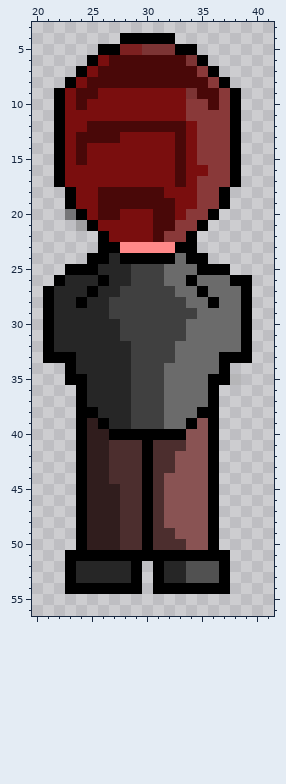
Edited in one commit: pixel-art sprite (Images/PlayerGunUp.png). Above: the version before the commit.
The file is 64x64 pixels. Pixels under 10% opacity are left out. Shown: x 20..41, y 3..56.
Once edited:
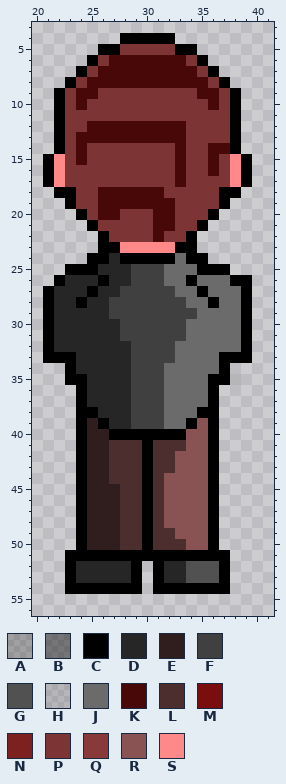
Palette (. is transparent): A #00000038  B #0000006d  C #000000  D #262626  E #301d1d  F #404040  G #515151  H #6b6b6b3c  J #6b6b6b  K #490808  L #4c2e2e  M #7a0e0e  N #7c2020  P #7c3434  Q #893939  R #895353  S #ff8989
Edits made:
The edit adds colour C in rows 15 to 17 at x 21 and 39; in row 18 at x 22 and 38.
Colour M gives way to colour K in row 13 at x 28 to 32.
Colour Q gives way to colour K in row 14 at x 36 to 37; in rows 15 to 16 at x 36.
Colour M gives way to colour P in row 6 at x 26; in row 7 at x 25; in row 8 at x 24; in row 9 at x 23 and 26 to 33; in row 10 at x 23 and 25 to 33; in row 11 at x 23 to 33.
Colour M gives way to colour P in row 12 at x 23 to 24 and 34; in row 13 at x 23 and 34; in rows 14 to 15 at x 23, 25 to 32 and 34; in row 16 at x 23 to 32 and 34 to 35; in row 17 at x 23 to 32 and 34; in row 18 at x 24 to 25 and 32 to 34.
Colour M gives way to colour P in row 19 at x 24 to 25 and 33 to 34; in row 20 at x 25, 28 to 30 and 33; in row 21 at x 26 to 30; in row 22 at x 27 to 30.
Colour N gives way to colour P in row 5 at x 28 to 29.
Colour Q gives way to colour P in row 7 at x 35; in row 8 at x 36; in row 9 at x 37; in row 10 at x 34 to 35 and 37; in row 11 at x 34 to 37; in rows 12 to 13 at x 35 to 37.
Colour Q gives way to colour P in row 14 at x 35; in row 15 at x 35 and 37; in row 16 at x 37; in row 17 at x 35 to 37; in rows 18 to 19 at x 35 to 36; in row 20 at x 34 to 35.
Colour Q gives way to colour P in row 21 at x 33 to 34; in row 22 at x 32 to 33.
Colour C gives way to colour S in rows 15 to 17 at x 22 and 38.
The edit erases colour A in row 21 at x 24.
The edit erases colour B in row 20 at x 23.
Boxes around the changes in both pictures, in picture pixels (x1, y1, x2, y2):
changed: (43, 44, 252, 242)
